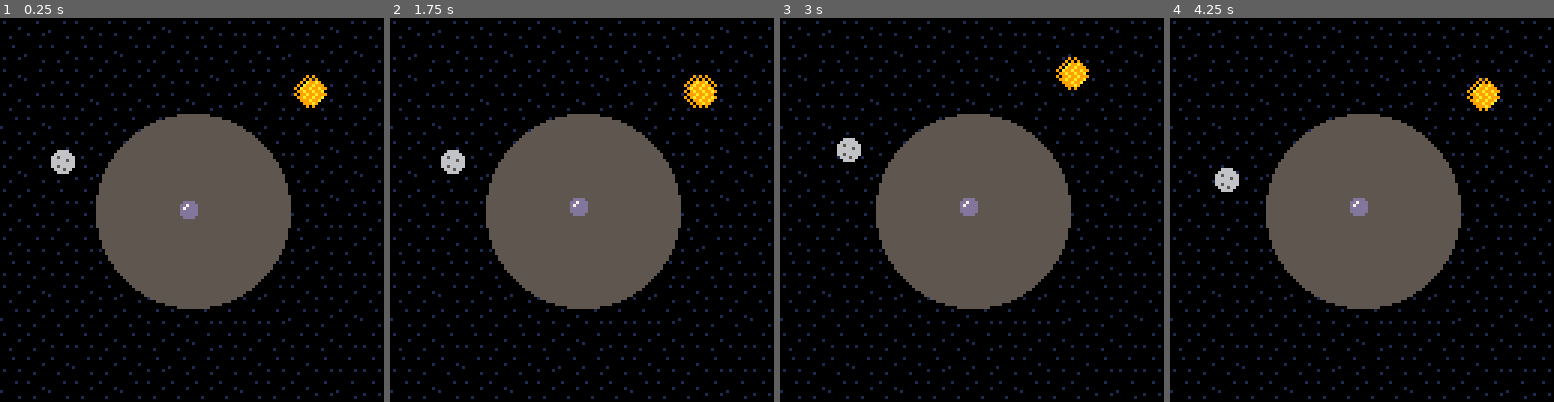
Above: before the commit, frames 1-4 (left to right).
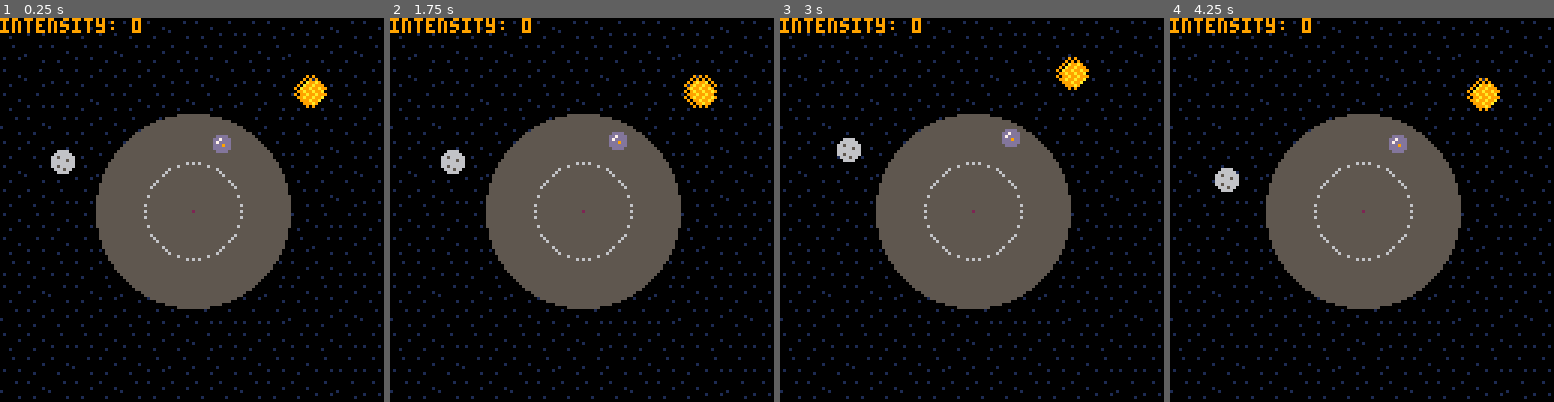
Above: after the commit, the same moments.

Repository: chiguire/cosmos_ggj22
Game: PICO-8 cartridge cosmos.p8
The game is run twice, just before and just after one commit, with the same random seed, the same clock (stepped at 60 frames per second) and the same inputs.
Inputs:
- Up to frame 1 (0.25 s): no input
- Up to frame 2 (1.75 s): tap O (Z key) at 0.33, 0.7, 1.43 s; tap X (X key) at 1.07 s
- Up to frame 3 (3 s): hold Left 1.97-2.37 s; tap X (X key) at 2.07, 2.4, 2.73 s; tap O (Z key) at 2.22 s; hold Down 2.42-2.82 s; hold Right from 2.87 s (still down)
- Up to frame 4 (4.25 s): tap X (X key) every 0.33 s from 3.07 to 4.07 s; tap O (Z key) at 3.1, 3.98 s; release Right at 3.53 s; hold Up 3.58-4.08 s; hold Right from 4.13 s (still down)

The runs differ from the first frame. In frame 1, 1.2% of the frame differs, in the area x 0-64%, y 0-64%; in frame 2, 1.2%; in frame 3, 1.2%; in frame 4, 1.2%.

Commit message:
Added increase/decrease loop

Diff:
--- a/cosmos.p8
+++ b/cosmos.p8
@@ -19,6 +19,8 @@
 dot_maxradius_mult=1.2 -- wrt earth_radius
 dot_increaseradius_mult=0.5 -- wrt earth_radius
 dot_decreaseradius_mult=1.0 -- wrt earth_radius
+dot_increaseintensity=0.2
+dot_decreaseintensity=0.1
 
 current_intensities=1
 is_attracting=false
@@ -31,7 +33,7 @@
 		color=70,
 		bg_color=2,
 		start_angle=1.00,
-		abundant=false,
+		abundant_timer=0,
 		fill=0b0111111011011011.1,
 		dotspr=2,
 		dotx=64,
@@ -46,7 +48,7 @@
 		color=74,
 		bg_color=1,
 		start_angle=0.25,
-		abundant=false,
+		abundant_timer=0,
 		fill=0b1011011111101101.1,
 		dotspr=3,
 		dotx=64,
@@ -61,7 +63,7 @@
 		color=73,
 		bg_color=3,
 		start_angle=0.50,
-		abundant=false,
+		abundant_timer=0,
 		fill=0b1101101101111110.1,
 		dotspr=4,
 		dotx=64,
@@ -76,7 +78,7 @@
 		color=71,
 		bg_color=4,
 		start_angle=0.75,
-		abundant=false,
+		abundant_timer=0,
 		fill=0b1110110110110111.1,
 		dotspr=5,
 		dotx=64,
@@ -93,27 +95,19 @@
 }
 
 function reset()
-	moods[1].intensity = 0
-	moods[2].intensity = 0
-	moods[3].intensity = 0
-	moods[4].intensity = 0
-	moods[1].abundant = false
-	moods[2].abundant = false
-	moods[3].abundant = false
-	moods[4].abundant = false
+	for m in all(moods) do
+		m.intensity=0
+		m.abundant_timer=0
+		r=earth_radius*dot_increaseradius_mult + 0.5*earth_radius*(dot_decreaseradius_mult-dot_increaseradius_mult)
+		a=rnd(1)
+		rx,ry=polarcoord(cx,cy,r,a)
+		m.dotx=rx
+		m.doty=ry
+	end
 
 	sun_angle = rnd(1)
 	moon_angle = rnd(1)
 	current_intensities = 1
-	reset_dot(1)
-end
-
-function reset_dot(mood)
-	moods[mood].intensity = 0
-	r = 0.5+rnd(0.5)*earth_radius*0.5
-	a = rnd(1)
-	moods[mood].dotx=cx+r*cos(a)
-	moods[mood].doty=cy+r*sin(a)
 end
 
 function _update()
@@ -150,7 +144,15 @@
 		m.dotx=m.dotx+m.dotvx
 		m.doty=m.doty+m.dotvy
 
-		dotradius,dotangle=cartcoord(cx,cy,m.dotx,m.doty)
+		dotincreasestatus=dotstatus(m.dotx,m.doty)
+		if (dotincreasestatus == "+") then
+			m.intensity += dot_increaseintensity
+			m.intensity = min(max_intensity, m.intensity)
+		elseif (dotincreasestatus == "-") then
+			m.intensity -= dot_decreaseintensity
+			m.intensity = max(0, m.intensity)
+		end
+
 		if (dotradius >= earth_radius*dot_maxradius_mult) then
 			maxx,maxy=polarcoord(cx,cy,earth_radius*dot_maxradius_mult,dotangle)
 			m.dotx=maxx
@@ -168,29 +170,44 @@
  cls(0)
  map(0, 0, 0, 0, 16, 16)
 
+ -- draw plain earth
  fillp(0)
  circfill(cx, cy, earth_radius, 5)
+
+ -- draw intensity coverage
  for i=1,current_intensities do
   m=moods[i]
-  if (m.abundant) then
-   fillp(m.fill)
-   circfill(cx, cy, earth_radius, m.bg_color)
-  end
+  fillp(m.fill)
+  circfill(cx, cy, earth_radius*(m.intensity/max_intensity), m.bg_color)
  end
 
+ -- draw increase radius
+ fillp(0b0101101001011010.1)
+ circ(cx,cy,earth_radius*dot_increaseradius_mult,6)
+
+ -- draw intensity stars
  for i=1,current_intensities do
 	m=moods[i]
-	for j=1,m.intensity do
+	for j=1,flr(m.intensity) do
 		rndstar(m.color,j,m.start_angle)
 	end
  end
 
+ -- draw dots
  for i=1,current_intensities do
 	m=moods[i]
 	if (m.dotanglecollide ~= false) then
 		drawdotcollider(m.dotx, m.doty, m.dotanglecollide)
 	end
 	spr(m.dotspr, m.dotx-4, m.doty-4)
+	dotincreasestatus=dotstatus(m.dotx,m.doty)
+	if (dotincreasestatus == "+") then
+		spr(18,m.dotx-1,m.doty-1)
+	elseif (dotincreasestatus == "-") then
+		spr(20,m.dotx-1,m.doty-1)
+	else
+		spr(19,m.dotx-1,m.doty-1)
+	end
  end
 
  -- sun halo
@@ -201,9 +218,12 @@
 	circfill(x-1, y-1, 5, 9)
  end
 
+ -- draw moon
  polarspr(6,cx,cy,moon_radius,moon_angle)
+ -- draw sun
  polarspr(1,cx,cy,sun_radius,sun_angle)
 
+ -- draw attracting/repelling waves
  fillp(0)
  if (is_repelling) then
 	x,y=polarcoord(cx,cy,moon_radius,moon_angle)
@@ -219,7 +239,7 @@
 	circ(x-1, y-1, 7-(time()*5%3), 2)
  end
 
- --print("dotanglecollide: "..tostring(dotanglecollide))
+ print("intensity: "..tostring(moods[1].intensity))
 end
 
 -- draw a star
@@ -287,6 +307,18 @@
 	end
 end
 
+-- returns "+", "." or "-" depending whether dot is in increase radius, or outside decrease radius
+function dotstatus(x,y)
+	dotradius,dotangle=cartcoord(cx,cy,x,y)
+	if (dotradius <= earth_radius*dot_increaseradius_mult) then
+		return "+"
+	elseif (dotradius > earth_radius*dot_decreaseradius_mult) then
+		return "-"
+	else
+		return "."
+	end
+end
+
 reset()
 
 __gfx__
@@ -298,9 +330,9 @@
 007007009a99a99a0dddddd00eeeeee00ffffff00aaaaaa066566666000000000000000000000000000000000000000000000000000000000000000000000000
 00000000099a99a000dddd0000eeee0000ffff0000aaaa0006665660000000000000000000000000000000000000000000000000000000000000000000000000
 000000000099a9000000000000000000000000000000000000666600000000000000000000000000000000000000000000000000000000000000000000000000
-00000000000000000000000000000000000000000000000000000000000000000000000000000000000000000000000000000000000000000000000000000000
-00000000000000000000000000000000000000000000000000000000000000000100000000000000000000000000000000000000000000000000000000000000
-00000000000000000000000000000000000000000000000000000000000000000000000000000000000000000000000000000000000000000000000000000000
+00000000000000000800000000000000000000000000000000000000000000000000000000000000000000000000000000000000000000000000000000000000
+00000000000000008880000009000000555000000000000000000000000000000100000000000000000000000000000000000000000000000000000000000000
+00000000000000000800000000000000000000000000000000000000000000000000000000000000000000000000000000000000000000000000000000000000
 00000000000000000000000000000000000000000000000000000000000000000000001000000000000000000000000000000000000000000000000000000000
 00000000000000000000000000000000000000000000000000000000000000000000000000000000000000000000000000000000000000000000000000000000
 00000000000000000000000000000000000000000000000000000000000000000000000000000000000000000000000000000000000000000000000000000000
